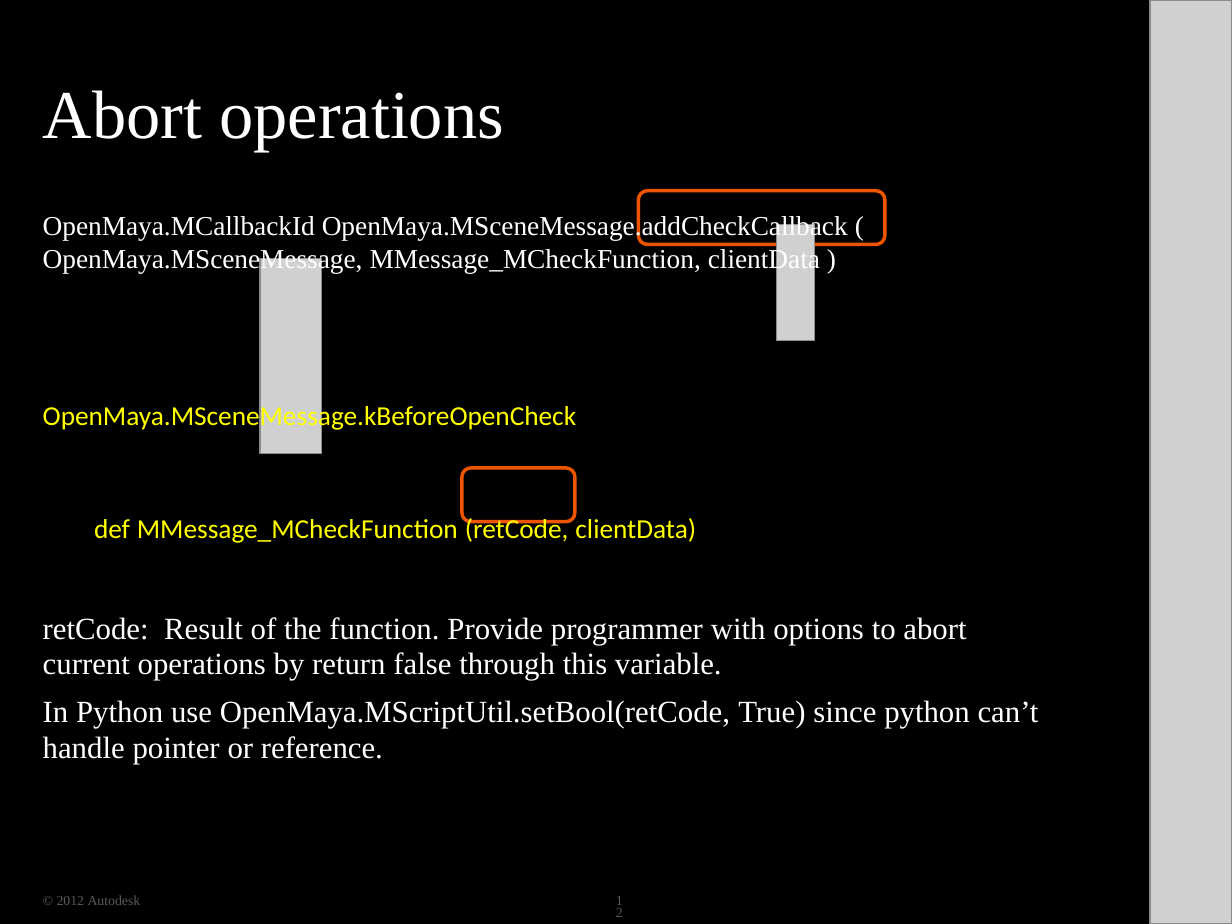
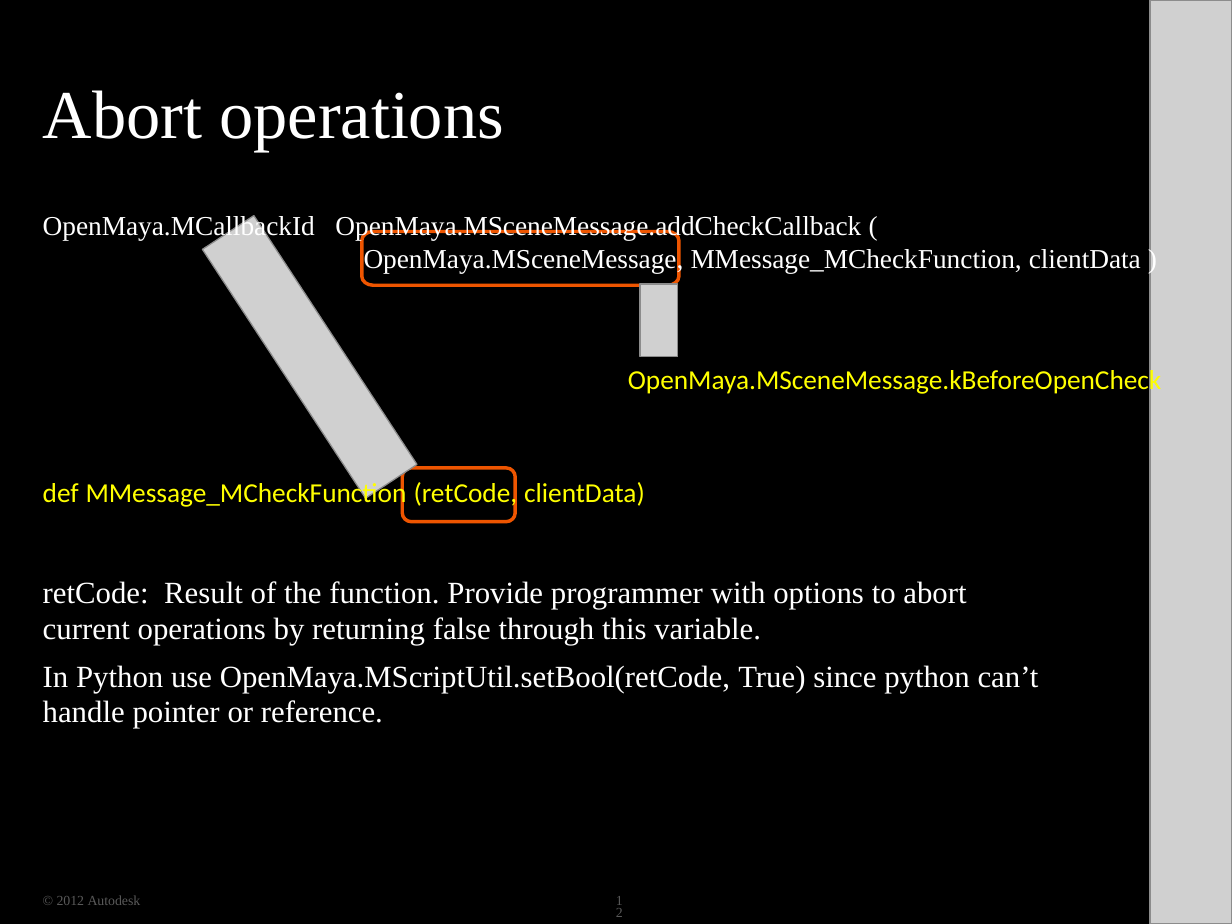
Before and after one commit to ADN-DevTech/Maya-Training-Material, a slide deck: slide 12 of 06_MiscTools/06_MiscTools.pptx. Drawn at 1232x924 pixels with LibreOffice and Linux fonts; fonts in the diff are those of the drawing; grey boxes stand for pictures; background and template pictures are left out; a plain dark background stands for a picture behind light text. Boxes give left, top, right and bottom in pixels: in the first picture for what was removed or moved away, otherwise in the second. Text is boxed around its words. In the diff, an @@ line names an element or a change of style, - is before the commit and + after.

```diff
--- a/06_MiscTools/06_MiscTools.pptx
+++ b/06_MiscTools/06_MiscTools.pptx
@@ picture at <box>202,216,417,499</box>: rotation 0 to 326 degrees @@
@@ freeform shape: place and size @@
-freeform shape at <box>637,188,887,246</box>
+freeform shape at <box>360,229,681,287</box>
@@ picture: place and size @@
-picture at <box>777,224,816,340</box>
+picture at <box>639,285,678,357</box>
@@ freeform shape: place and size @@
-freeform shape at <box>460,466,577,524</box>
+freeform shape at <box>400,466,517,524</box>
@@ text at <box>43,617,761,645</box>: text changed @@
-current operations by return false through this variable.
+current operations by returning false through this variable.
```
Also in this commit, not shown: 1 other slide changed, 8 other files.
